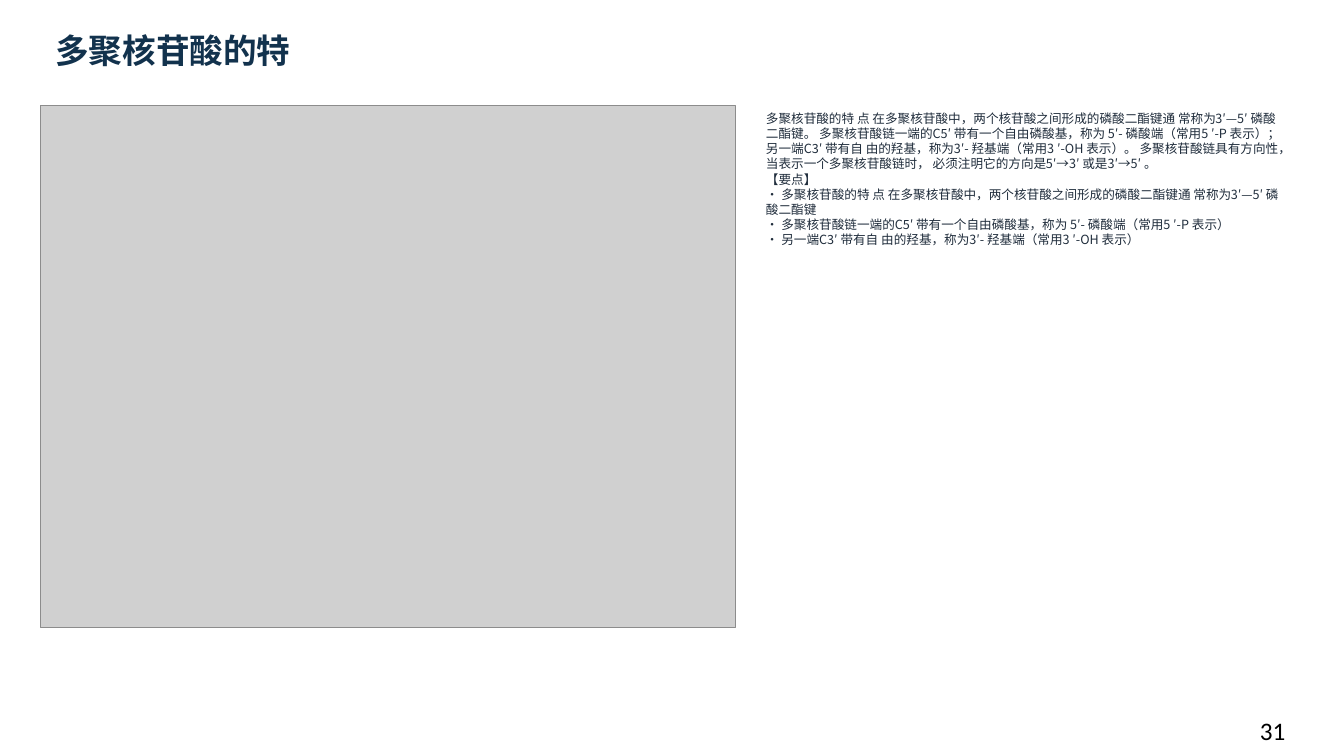
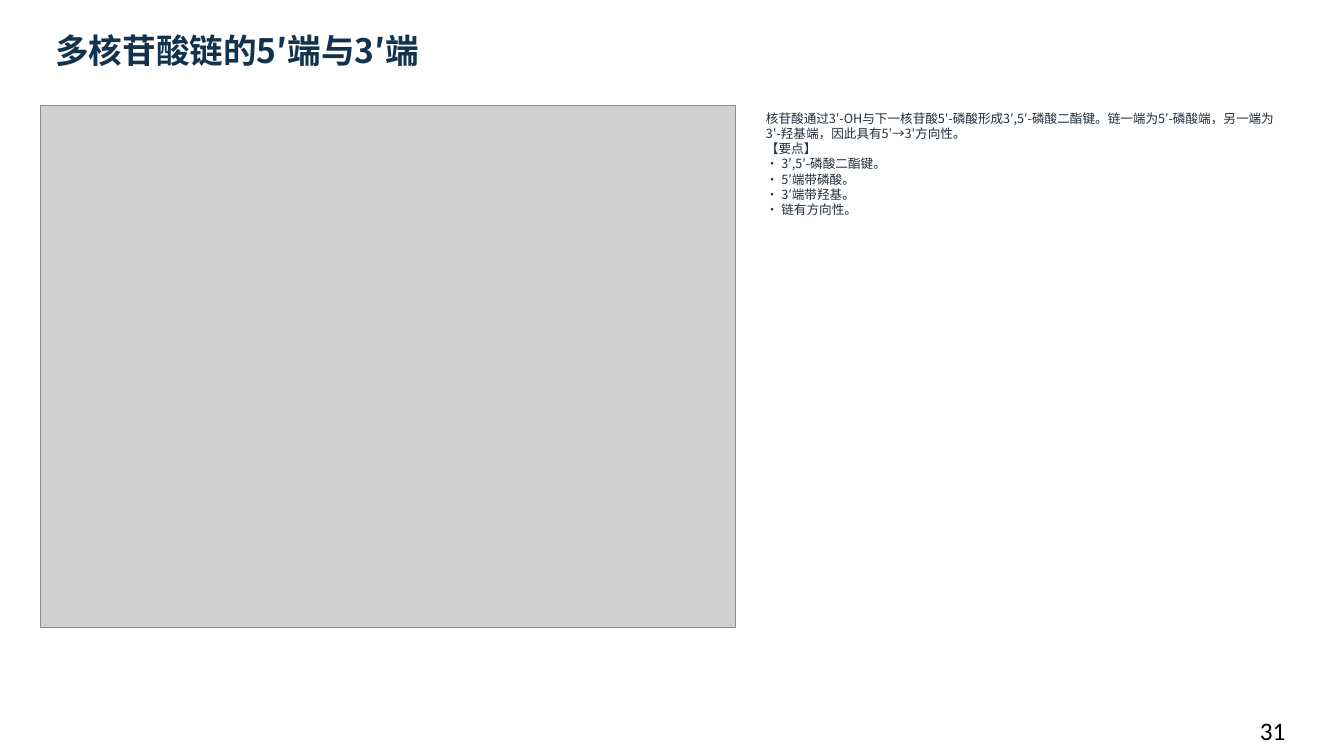
Before and after one commit to newkan-li/Biochemistry, a slide deck: slide 31 of downloads/bc11-ai-style.pptx. Drawn at 1344x756 pixels with LibreOffice and Linux fonts; fonts in the diff are those of the drawing; grey boxes stand for pictures. Boxes give left, top, right and bottom in pixels: in the first picture for what was removed or moved away, otherwise in the second. Text is boxed around its words. In the diff, an @@ line names an element or a change of style, - is before the commit and + after.

```diff
--- a/downloads/bc11-ai-style.pptx
+++ b/downloads/bc11-ai-style.pptx
@@ text at (x1=55, y1=34, x2=419, y2=66): text changed @@
-多聚核苷酸的特
+多核苷酸链的5′端与3′端
@@ text at (x1=766, y1=112, x2=1274, y2=215): text changed @@
-多聚核苷酸的特 点 在多聚核苷酸中，两个核苷酸之间形成的磷酸二酯键通 常称为3′—5′ 磷酸二酯键。 多聚核苷酸链一端的C5′ 带有一个自由磷酸基，称为 5′- 磷酸端（常用5 ′-P 表示）；另一端C3′ 带有自 由的羟基，称为3′- 羟基端（常用3 ′-OH 表示）。 多聚核苷酸链具有方向性，当表示一个多聚核苷酸链时， 必须注明它的方向是5′→3′ 或是3′→5′ 。
-【要点】
-• 多聚核苷酸的特 点 在多聚核苷酸中，两个核苷酸之间形成的磷酸二酯键通 常称为3′—5′ 磷酸二酯键
-• 多聚核苷酸链一端的C5′ 带有一个自由磷酸基，称为 5′- 磷酸端（常用5 ′-P 表示）
-• 另一端C3′ 带有自 由的羟基，称为3′- 羟基端（常用3 ′-OH 表示）
+核苷酸通过3′-OH与下一核苷酸5′-磷酸形成3′,5′-磷酸二酯键。链一端为5′-磷酸端，另一端为3′-羟基端，因此具有5′→3′方向性。
+【要点】
+• 3′,5′-磷酸二酯键。
+• 5′端带磷酸。
+• 3′端带羟基。
+• 链有方向性。
```
Also in this commit, not shown: 28 other slides changed, 6 other files.
